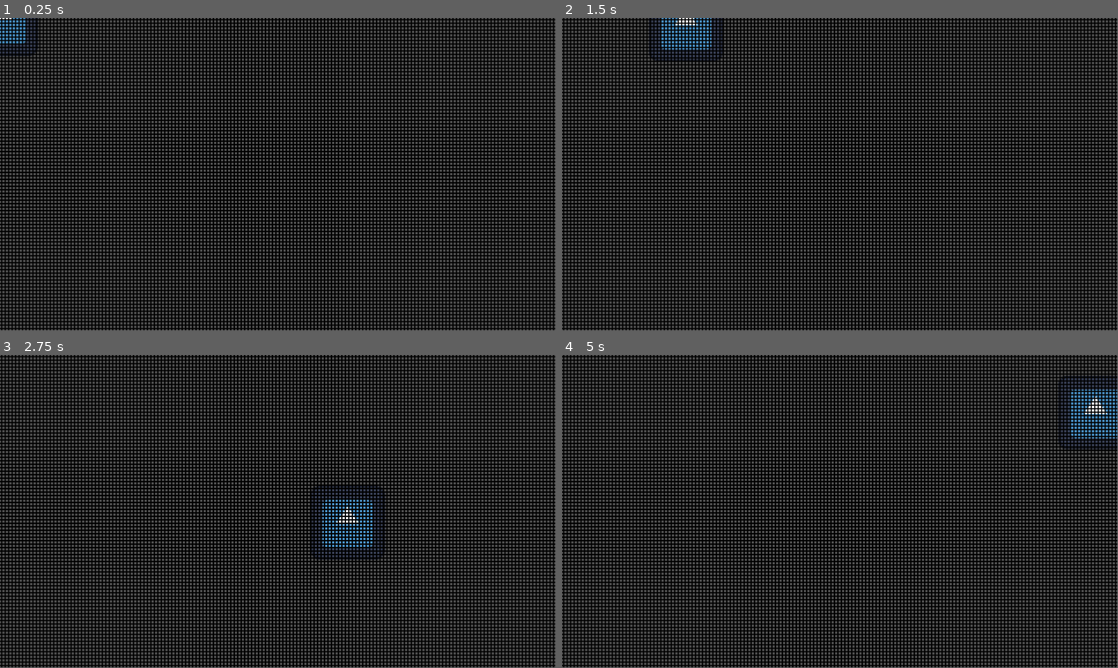
Above: before the commit, frames 1-4 (two rows, left to right).
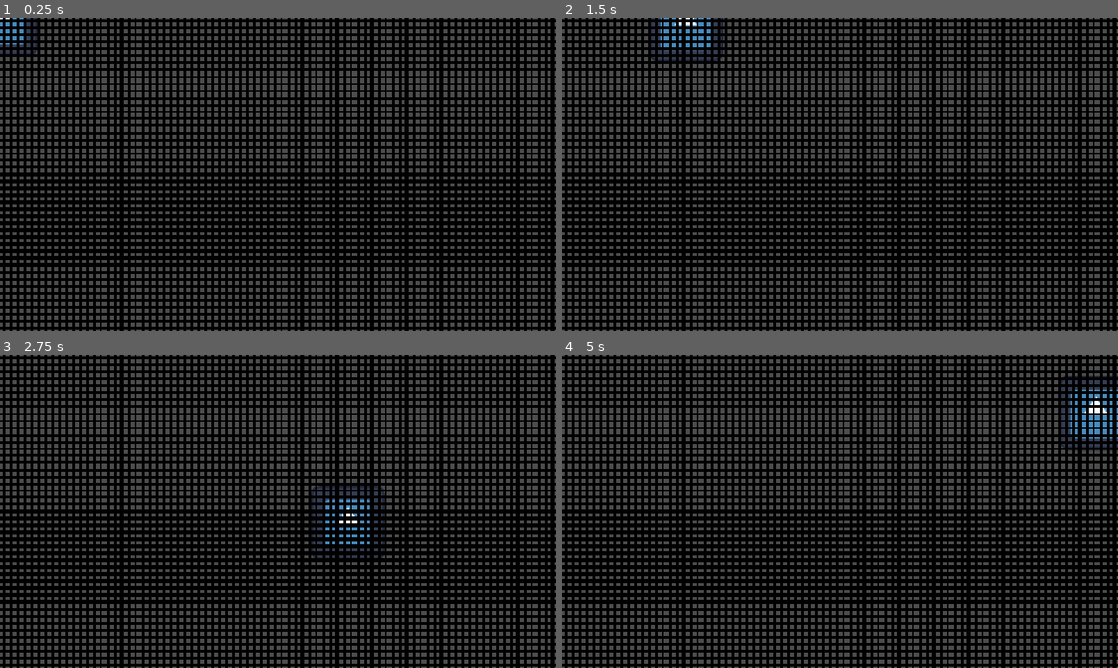
Above: after the commit, the same moments.

Repository: nemene21/gmtk-2023
Game: Godot game, scene res://scenes/main.tscn
Same seed, same stepped clock (60 frames per second), same inputs: the game is played once before the commit and once after it. The engine's default icon, where the game draws it, is replaced by a stand-in: a white triangle on a blue panel in a dark square.
Inputs:
- Up to frame 1 (0.25 s): no input
- Up to frame 2 (1.5 s): tap Enter at 0.5 s; hold D (right) 0.53-1.28 s; hold S (down) from 1.28 s (still down)
- Up to frame 3 (2.75 s): release S (down) at 2.03 s; hold D (right) from 2.03 s (still down)
- Up to frame 4 (5 s): release D (right) at 2.78 s; hold W (up) 2.78-3.53 s; hold A (left) from 3.53 s (still down); tap Space at 4.25 s
In our replay, the window is 799x449 before the commit and 800x450 after it. These sizes can differ from the game's own. Grey fills any space a smaller window leaves; there, only what the larger window draws over its background counts as a difference.

The runs differ from the first frame. In frame 1, 53% of the frame differs, in the area x 0-100%, y 0-100%; in frame 2, 53%; in frame 3, 53%; in frame 4, 53%.

Commit message:
screen changes

Diff:
--- a/project.godot
+++ b/project.godot
@@ -27,6 +27,8 @@
 
 window/size/viewport_width=960
 window/size/viewport_height=540
+window/size/mode=3
+window/stretch/mode="canvas_items"
 
 [editor_plugins]
 
